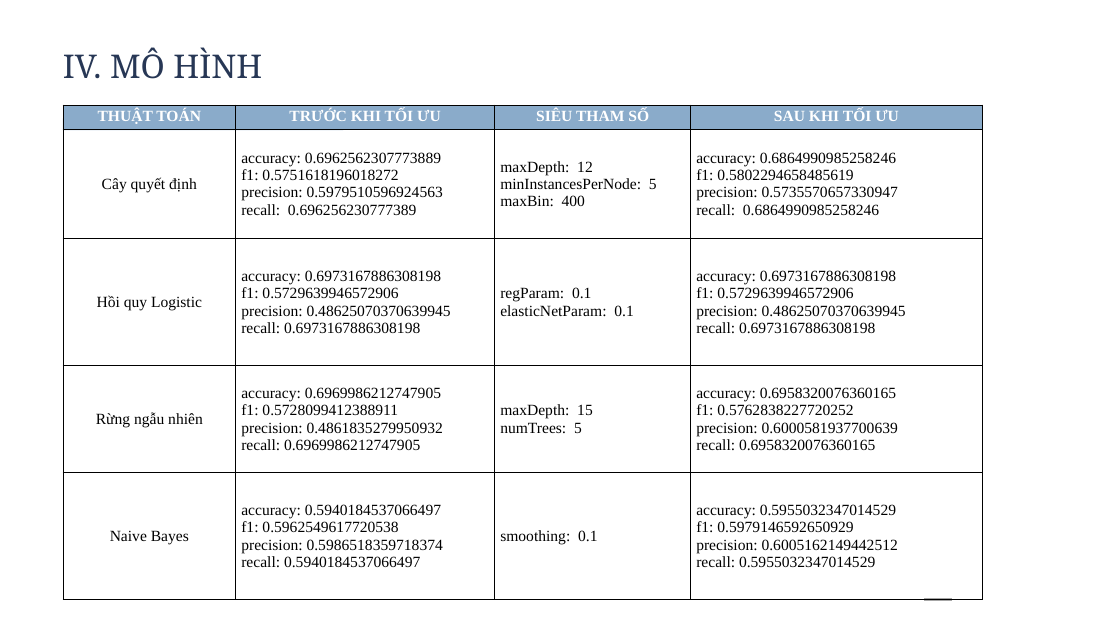
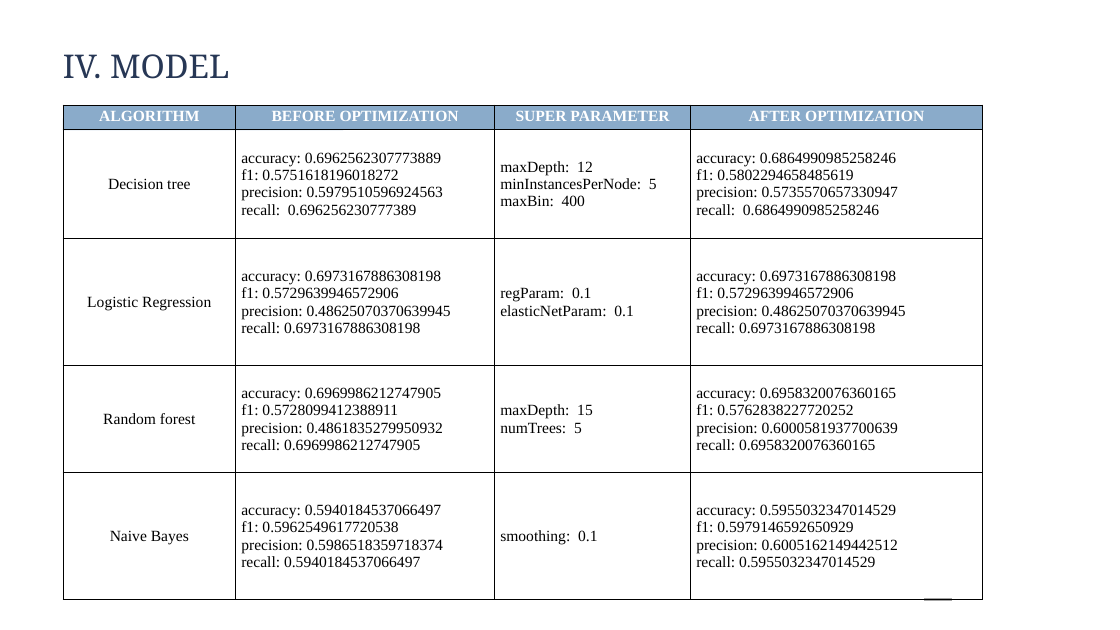
Before and after one commit to n0aHVN/Nhom01_BDML_02, a slide deck: slide 9 of Presentation/Nhom01.pptx. Drawn at 1120x630 pixels with LibreOffice and Linux fonts; fonts in the diff are those of the drawing. Boxes give left, top, right and bottom in pixels: in the first picture for what was removed or moved away, otherwise in the second. Text is boxed around its words. In the diff, an @@ line names an element or a change of style, - is before the commit and + after.

```diff
--- a/Presentation/Nhom01.pptx
+++ b/Presentation/Nhom01.pptx
@@ text at (x1=63, y1=54, x2=229, y2=79): text changed @@
-IV. MÔ HÌNH
+IV. MODEL
@@ table at (x1=63, y1=105, x2=982, y2=600) @@
-row 1: THUẬT TOÁN | TRƯỚC KHI TỐI ƯU | SIÊU THAM SỐ | SAU KHI TỐI ƯU
+row 1: ALGORITHM | BEFORE OPTIMIZATION | SUPER PARAMETER | AFTER OPTIMIZATION
-row 2, column 1: Cây quyết định
+row 2, column 1: Decision tree
-row 3, column 1: Hồi quy Logistic
+row 3, column 1: Logistic Regression
-row 4, column 1: Rừng ngẫu nhiên
+row 4, column 1: Random forest
```
Also in this commit, not shown: 9 other slides changed, 1 slide added, 1 slide removed.
